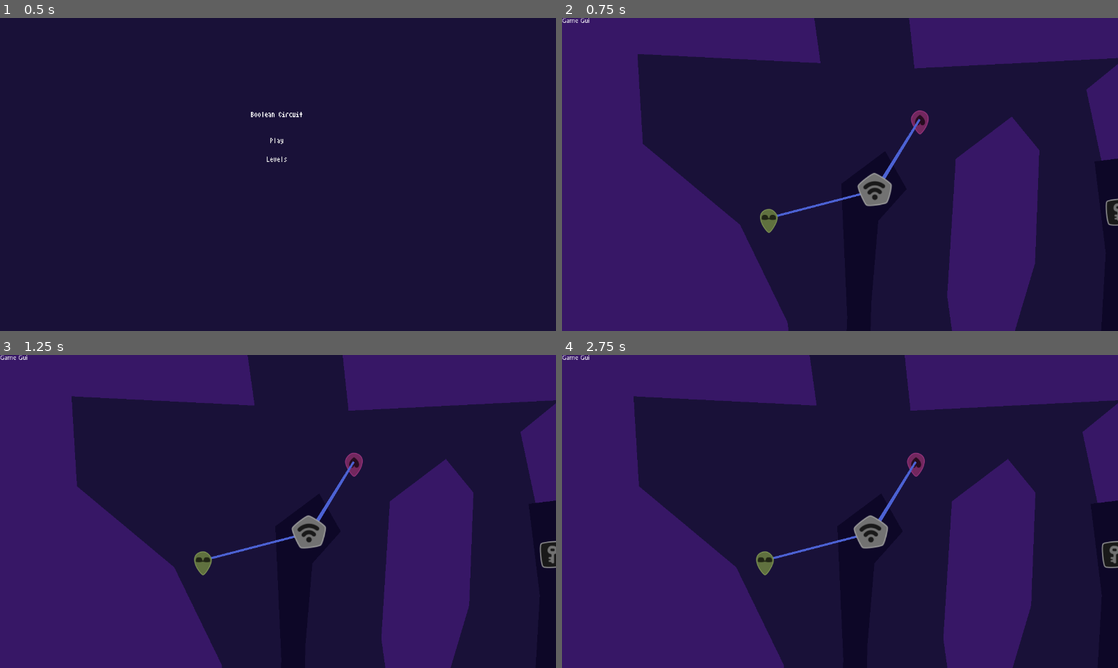
Above: before the commit, frames 1-4 (two rows, left to right).
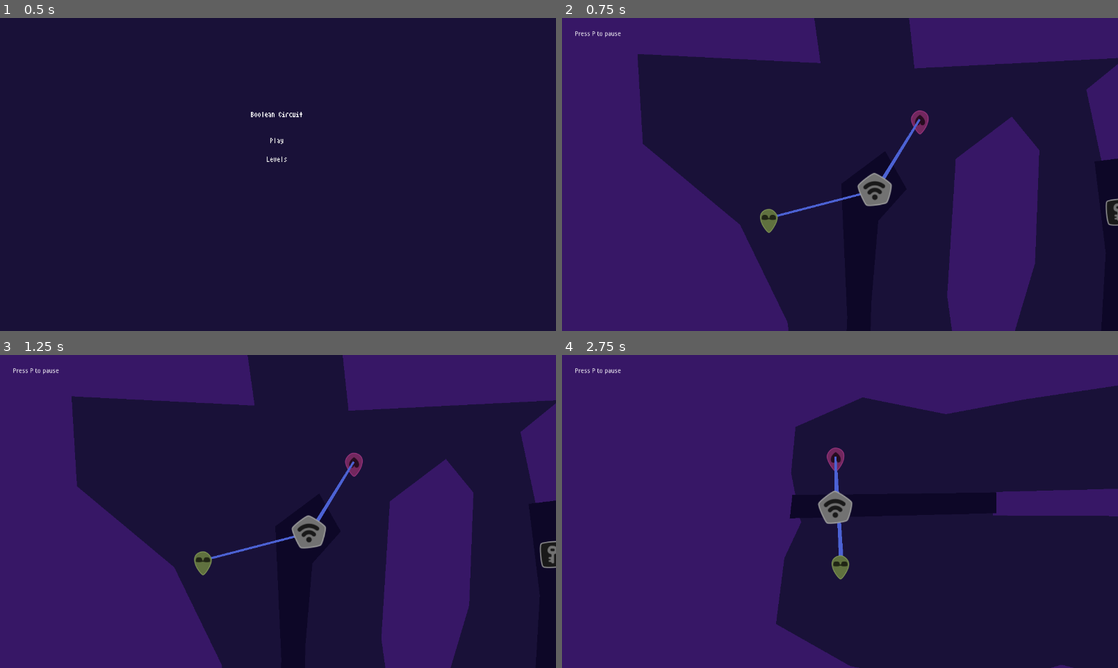
Above: after the commit, the same moments.

Repository: jacobabarbary/BooleanCircuit
Game: Godot game, scene res://game.tscn
The game is run twice, just before and just after one commit, with the same random seed, the same clock (stepped at 60 frames per second) and the same inputs.
Inputs:
- Up to frame 1 (0.5 s): no input
- Up to frame 2 (0.75 s): click "Play" at 0.5 s
- Up to frame 3 (1.25 s): no input
- Up to frame 4 (2.75 s): tap P (ui_pause) at 1.25 s; tap S (Player2Action) at 1.35 s; click "Next" at 2 s

Frame 1 is identical in both runs. In frame 2, 0.1% of the frame differs, in the area x 0-11%, y 0-7%; in frame 3, 0.1%; in frame 4, 31%, in the area x 0-100%, y 0-100%.

Commit message:
making pause work

Diff:
--- a/World.gd
+++ b/World.gd
@@ -1,7 +1,7 @@
 extends Node
 
 const LEVEL_PATH = 'res://level/level_%d.tscn'
-const MAX_LEVELS = 1
+const MAX_LEVELS = 2
 
 
 var lvl_num: int = 1
@@ -23,9 +23,11 @@
 	load_level(lvl_num)
 
 
+
 func load_level(num: int):
 	remove_current_level()
 	add_new_level(num)
+	get_tree().paused = false
 
 func add_new_level(num: int):
 	var lvl = load(LEVEL_PATH % num).instance()
--- a/agents/agents.gd
+++ /dev/null
@@ -1,9 +0,0 @@
-extends KinematicBody2D
-
-var target = null
-
-onready var ray = $Ray
-
-func _physics_process(delta):
-	if target:
-		pass
--- a/agents/player/Player.gd
+++ b/agents/player/Player.gd
@@ -38,6 +38,10 @@
 	if connector.ray_connected:
 		aim(delta)
 		launch()
+	elif inputs_pressed[2]:
+		connector.update_nearby()
+		connector._connection()
+
 	_friction(delta)
 
 func _friction(delta):
--- a/game.tscn
+++ b/game.tscn
@@ -5,6 +5,7 @@
 [ext_resource path="res://Gui.gd" type="Script" id=3]
 
 [node name="Game" type="Node"]
+pause_mode = 2
 script = ExtResource( 1 )
 
 [node name="World" type="Node" parent="." groups=[
@@ -12,6 +13,7 @@
 "LevelNext",
 "LevelReseter",
 "LevelStarter",
+"Pause",
 ]]
 script = ExtResource( 2 )
 
--- a/gui/game.gd
+++ b/gui/game.gd
@@ -6,8 +6,9 @@
 
 
 func _process(delta):
-	if Input.is_action_just_pressed("ui_pause"):
-		pause_popup.visible = !pause_popup.visible
+	pause_popup.visible = get_tree().paused
+
+
 
 func _on_all_players_disconnected():
 	death_popup.visible = true
--- a/gui/game.tscn
+++ b/gui/game.tscn
@@ -15,9 +15,11 @@
 }
 
 [node name="Label" type="Label" parent="."]
+margin_left = 30.0
+margin_top = 30.0
 margin_right = 64.0
 margin_bottom = 14.0
-text = "Game Gui"
+text = "Press P to pause"
 __meta__ = {
 "_edit_use_anchors_": false
 }
@@ -27,4 +29,3 @@
 buttons = [ ExtResource( 3 ), ExtResource( 5 ), ExtResource( 4 ) ]
 
 [node name="Death" parent="." instance=ExtResource( 2 )]
-visible = false
--- a/level/BaseLevel.tscn
+++ b/level/BaseLevel.tscn
@@ -22,17 +22,6 @@
 position = Vector2( 1112.42, 494.407 )
 polygon = PoolVector2Array( 24.8722, -151.566, 33.9161, 158.945, -345.933, 158.945, -326.337, 30.8217, -118.325, 44.3878, -109.281, -76.1992 )
 
-[node name="Wall2" parent="Walls" instance=ExtResource( 6 )]
-
-[node name="CollisionPolygon2D" parent="Walls/Wall2" index="0"]
-polygon = PoolVector2Array( 1052.88, 68.5052, 663.983, 88.1006, 576.558, -89.7652, 1153.87, -67.1552, 1125.23, 65.4905, 1117.69, 208.688, 1018.21, 305.157, 980.524, 127.291 )
-
-[node name="Wall3" parent="Walls" instance=ExtResource( 6 )]
-
-[node name="CollisionPolygon2D" parent="Walls/Wall3" index="0"]
-position = Vector2( -658.707, 482.348 )
-polygon = PoolVector2Array( 1045.34, -529.908, 590.124, -535.937, 558.47, -407.813, 590.124, -125.941, 618.763, 74.5346, 588.202, 212.504, 870.462, 175.76, 858.771, -79.7775, 984.035, -206.711, 798.645, -260.157, 788.624, -425.505, 892.175, -420.494 )
-
 [node name="Fencing" type="Node2D" parent="."]
 
 [node name="Fence" parent="Fencing" instance=ExtResource( 1 )]
@@ -50,7 +39,7 @@
 color = Color( 1, 0.341176, 0.819608, 1 )
 
 [node name="player2" parent="Players" instance=ExtResource( 3 )]
-position = Vector2( 155.452, 160.661 )
+position = Vector2( 367.454, 351.463 )
 physics_material_override = SubResource( 1 )
 skin = 2
 color = Color( 0.843137, 0.988235, 0.552941, 1 )
@@ -60,12 +49,9 @@
 position = Vector2( 514.415, 300.632 )
 
 [node name="Tower" parent="." instance=ExtResource( 2 )]
-position = Vector2( 587.681, 322.408 )
+pause_mode = 1
+position = Vector2( 587.681, 282.658 )
 
 [editable path="Walls/Wall"]
 
-[editable path="Walls/Wall2"]
-
-[editable path="Walls/Wall3"]
-
 [editable path="Fencing/Fence"]
--- a/level/level_1.tscn
+++ b/level/level_1.tscn
@@ -6,14 +6,15 @@
 [ext_resource path="res://level/level.gd" type="Script" id=4]
 [ext_resource path="res://shared/Camera.tscn" type="PackedScene" id=5]
 [ext_resource path="res://objects/wall/Wall.tscn" type="PackedScene" id=6]
-[ext_resource path="res://door.tscn" type="PackedScene" id=7]
-[ext_resource path="res://trigger.tscn" type="PackedScene" id=8]
+[ext_resource path="res://objects/door/door.tscn" type="PackedScene" id=7]
+[ext_resource path="res://objects/key/trigger.tscn" type="PackedScene" id=8]
 
 [sub_resource type="PhysicsMaterial" id=1]
 friction = 10.0
 bounce = 5.0
 
 [node name="Level" type="Node2D"]
+pause_mode = 1
 script = ExtResource( 4 )
 
 [node name="Walls" type="Node2D" parent="."]
--- /dev/null
+++ b/level/level_2.tscn
@@ -0,0 +1,102 @@
+[gd_scene load_steps=8 format=2]
+
+[ext_resource path="res://objects/fence/Fence.tscn" type="PackedScene" id=1]
+[ext_resource path="res://objects/tower/Tower.tscn" type="PackedScene" id=2]
+[ext_resource path="res://agents/player/Player.tscn" type="PackedScene" id=3]
+[ext_resource path="res://level/level.gd" type="Script" id=4]
+[ext_resource path="res://shared/Camera.tscn" type="PackedScene" id=5]
+[ext_resource path="res://objects/wall/Wall.tscn" type="PackedScene" id=6]
+
+[sub_resource type="PhysicsMaterial" id=1]
+friction = 10.0
+bounce = 5.0
+
+[node name="Level" type="Node2D"]
+script = ExtResource( 4 )
+
+[node name="Walls" type="Node2D" parent="."]
+
+[node name="Wall" parent="Walls" instance=ExtResource( 6 )]
+
+[node name="CollisionPolygon2D" parent="Walls/Wall" index="0"]
+position = Vector2( 1112.42, 494.407 )
+polygon = PoolVector2Array( -444.533, -290.763, -128.927, -298.926, -131.647, -245.871, -449.974, -247.231 )
+
+[node name="Wall4" parent="Walls" instance=ExtResource( 6 )]
+
+[node name="CollisionPolygon2D" parent="Walls/Wall4" index="0"]
+position = Vector2( 1112.42, 494.407 )
+polygon = PoolVector2Array( -808.06, -257.371, -821.292, -325.734, -813.206, -410.27, -689.711, -464.666, -536.077, -433.792, -391.48, -460.955, -162.937, -494.964, 133.624, -460.955, 300.95, -486.802, 456.032, -463.676, 470.996, -569.785, 430.185, -735.75, 405.698, -882.67, 476.438, -1041.83, 672.331, -1132.98, 786.603, -992.86, 843.738, -765.678, 770.953, -508.509, 741.343, -249.423, 1803.6, -256.826, 1848.09, -1546.8, 1847.93, -2138.82, -2898.7, -2146.6, -2704.17, -170.136 )
+
+[node name="Wall2" parent="Walls" instance=ExtResource( 6 )]
+
+[node name="CollisionPolygon2D" parent="Walls/Wall2" index="0"]
+position = Vector2( 1112.42, 494.407 )
+polygon = PoolVector2Array( 743.81, -275.433, 1798.24, -281.442, 1940.18, 1633.04, -2778.67, 1883.54, -2719.65, -239.833, -815.552, -270.007, -802.628, -235.113, -833.645, -169.203, -849.153, -47.7218, -712.164, 29.8194, -483.417, 73.7594, -323.165, 27.2346, -197.807, 59.5435, -49.1862, 63.4206, 90.3883, 68.59, 246.763, 100.899, 481.972, 131.915, 656.439, 45.3276, 764.997, -69.6919, 764.997, -145.941 )
+
+[node name="Wall3" parent="Walls" instance=ExtResource( 6 )]
+
+[node name="CollisionPolygon2D" parent="Walls/Wall3" index="0"]
+position = Vector2( 1112.42, 494.407 )
+polygon = PoolVector2Array( 189.929, -309.085, 197.863, -248.792, 398.829, -239.407, 395.979, -297.357 )
+
+[node name="Fencing" type="Node2D" parent="."]
+
+[node name="Fence" parent="Fencing" instance=ExtResource( 1 )]
+
+[node name="CollisionPolygon2D" parent="Fencing/Fence" index="0"]
+polygon = PoolVector2Array( 671.166, 303.287, 671.166, 341.368, 290.365, 350.888, 295.125, 308.047 )
+
+[node name="Fence2" parent="Fencing" instance=ExtResource( 1 )]
+position = Vector2( -1.67017, 0 )
+
+[node name="CollisionPolygon2D" parent="Fencing/Fence2" index="0"]
+polygon = PoolVector2Array( 978.928, 295.262, 1305.76, 284.881, 1322.47, 339.997, 970.059, 339.997 )
+
+[node name="Fence3" parent="Fencing" instance=ExtResource( 1 )]
+position = Vector2( -1.67017, 0 )
+
+[node name="CollisionPolygon2D" parent="Fencing/Fence3" index="0"]
+polygon = PoolVector2Array( 1510.79, 297.489, 1855.25, 309.934, 1860.35, 359.869, 1507.94, 350.689 )
+
+[node name="Players" type="Node2D" parent="."]
+
+[node name="player" parent="Players" instance=ExtResource( 3 )]
+position = Vector2( 372.818, 138.729 )
+rotation = -0.0222921
+physics_material_override = SubResource( 1 )
+skin = 6
+color = Color( 1, 0.341176, 0.819608, 1 )
+
+[node name="player2" parent="Players" instance=ExtResource( 3 )]
+position = Vector2( 381.804, 337.113 )
+physics_material_override = SubResource( 1 )
+skin = 2
+color = Color( 0.843137, 0.988235, 0.552941, 1 )
+player_number = 0
+
+[node name="Camera" parent="." instance=ExtResource( 5 )]
+position = Vector2( 514.415, 300.632 )
+
+[node name="Tower" parent="." instance=ExtResource( 2 )]
+position = Vector2( 372.432, 233.794 )
+
+[node name="Tower2" parent="." instance=ExtResource( 2 )]
+position = Vector2( 1137.21, 492.647 )
+
+[node name="Tower3" parent="." instance=ExtResource( 2 )]
+position = Vector2( 1696.14, -420.725 )
+
+[editable path="Walls/Wall"]
+
+[editable path="Walls/Wall4"]
+
+[editable path="Walls/Wall2"]
+
+[editable path="Walls/Wall3"]
+
+[editable path="Fencing/Fence"]
+
+[editable path="Fencing/Fence2"]
+
+[editable path="Fencing/Fence3"]
--- a/main.gd
+++ b/main.gd
@@ -8,3 +8,7 @@
 
 func init():
 	gui.load_gui('menu')
+
+func _process(delta):
+	if Input.is_action_just_pressed("ui_pause"):
+		get_tree().paused = !get_tree().paused
--- a/door.tscn
+++ b/objects/door/door.tscn
@@ -1,6 +1,6 @@
 [gd_scene load_steps=4 format=2]
 
-[ext_resource path="res://door.gd" type="Script" id=1]
+[ext_resource path="res://objects/door/door.gd" type="Script" id=1]
 [ext_resource path="res://objects/door/door.png" type="Texture" id=2]
 
 [sub_resource type="RectangleShape2D" id=1]
--- a/trigger.tscn
+++ b/objects/key/trigger.tscn
@@ -1,8 +1,8 @@
 [gd_scene load_steps=5 format=2]
 
-[ext_resource path="res://connector/connector.tscn" type="PackedScene" id=1]
-[ext_resource path="res://trigger.gd" type="Script" id=2]
-[ext_resource path="res://objects/key/key.png" type="Texture" id=3]
+[ext_resource path="res://objects/key/key.png" type="Texture" id=1]
+[ext_resource path="res://objects/key/trigger.gd" type="Script" id=2]
+[ext_resource path="res://connector/connector.tscn" type="PackedScene" id=3]
 
 [sub_resource type="RectangleShape2D" id=1]
 extents = Vector2( 19.3878, 20.4706 )
Renamed: door.gd -> objects/door/door.gd
Renamed: trigger.gd -> objects/key/trigger.gd
Not shown: 1 places in objects/key/trigger.tscn that only renumber resources
